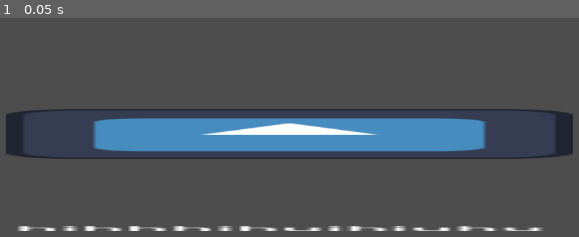
Above: before the commit, frame 1.
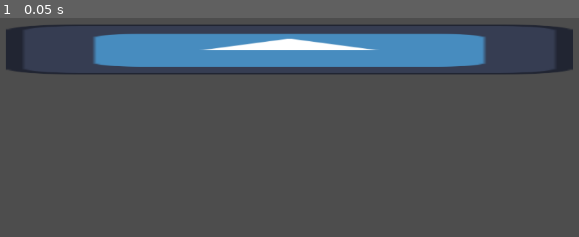
Above: after the commit, the same moment.

Repository: CISC204-S26/hw4-tmalcolm-agarciad
Game: Godot game, scene res://node_2d.tscn
The game is run twice, just before and just after one commit, with the same random seed, the same clock (stepped at 60 frames per second) and the same inputs. The project has no main scene, so this scene is started directly. The engine's default icon, where the game draws it, is replaced by a stand-in: a white triangle on a blue panel in a dark square.
Inputs:
- Up to frame 1 (0.05 s): no input

The runs differ from the first frame. In frame 1, 27% of the frame differs, in the area x 1-99%, y 3-98%.

Commit message:
Update node_2d.tscn

Diff:
--- a/pair-project-2026/node_2d.tscn
+++ b/pair-project-2026/node_2d.tscn
@@ -5,11 +5,12 @@
 [node name="Node2D" type="Node2D" unique_id=1571339080]
 
 [node name="Icon" type="Sprite2D" parent="." unique_id=1521471131]
-position = Vector2(599, 319)
+position = Vector2(599.00006, 197.00003)
 scale = Vector2(6.390625, 0.5625)
 texture = ExtResource("1_wtcfe")
 
 [node name="Label" type="Label" parent="Icon" unique_id=521755508]
+visible = false
 anchors_preset = -1
 anchor_top = -1.5560001
 anchor_right = 0.45800003
